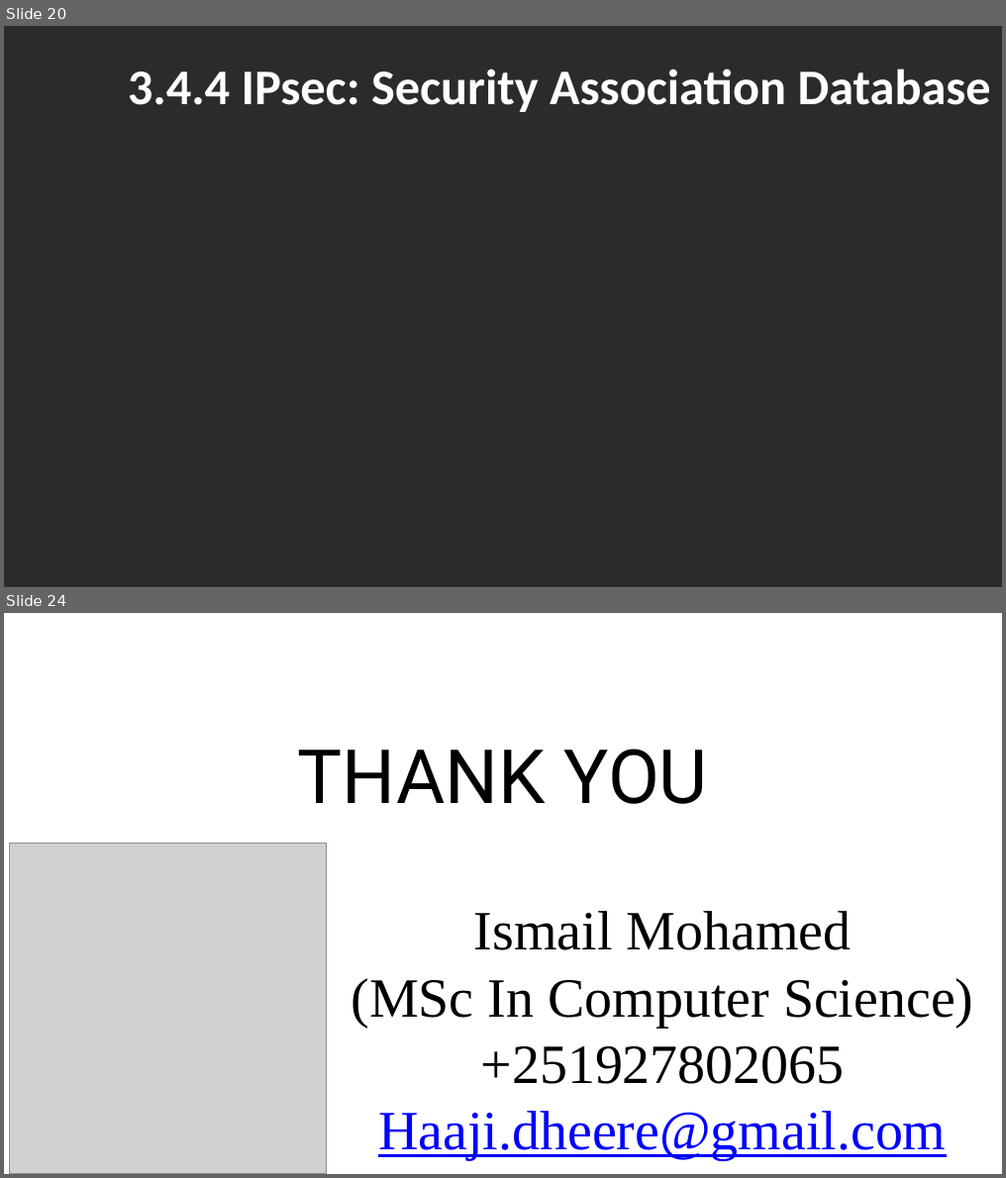
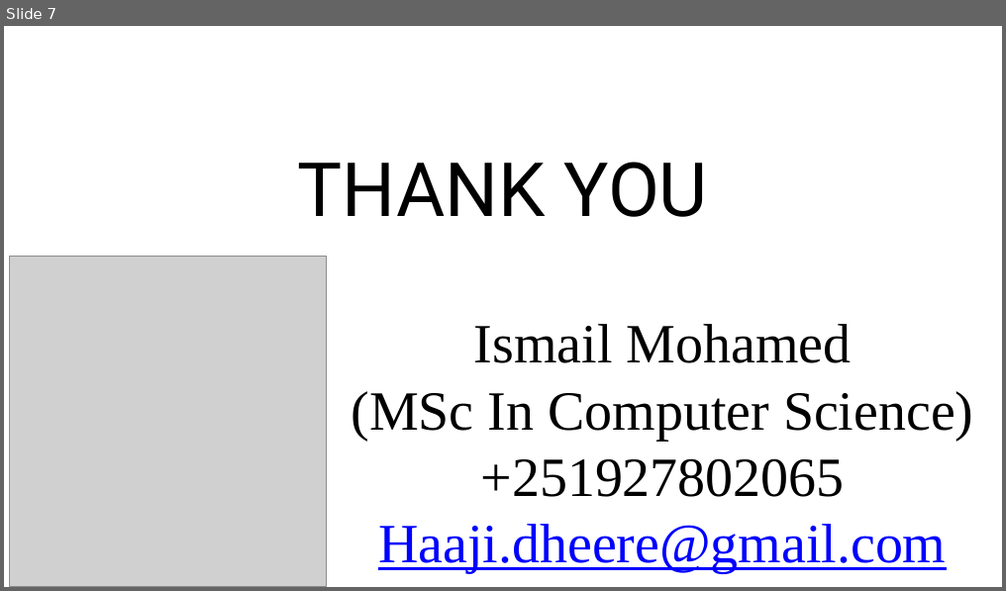
Before and after one commit to macaanto14/predicting-bank_credit_risk, a slide deck: Group 6.pptx. Shown one above the other, each under a label of ours: slides 20 and 24 before the commit, slide 7 after it; the slides between them are not shown. The pictures are 1006x1178 and 1006x591 pixels, drawn with LibreOffice and Linux fonts; fonts in the diff are those of the drawing; grey boxes stand for pictures; background and template pictures are left out; a plain dark background stands for a picture behind light text. Boxes give left, top, right and bottom in pixels: in the first picture for what was removed or moved away, otherwise in the second. Text is boxed around its words. In the diff, an @@ line names an element or a change of style, - is before the commit and + after.

```diff
--- a/Group 6.pptx
+++ b/Group 6.pptx
@@ slide 20 removed at (x1=4, y1=26, x2=1002, y2=587), background picture (left out) @@
@@ title removed at (x1=128, y1=69, x2=991, y2=112) @@
-3.4.4 IPsec: Security Association Database
@@ what was slide 24 is now slide 7 @@
```
Also in this commit, not shown: 6 slides added, 22 other slides removed, 4 other files.
